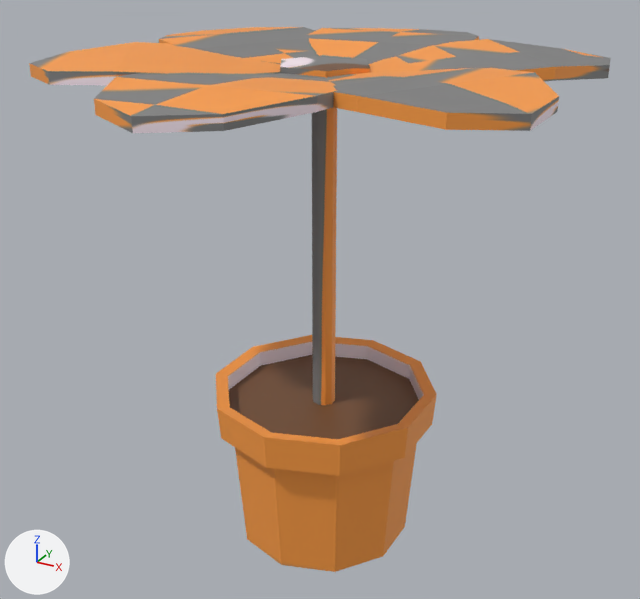
Renders of the FBX model FreseGameJam/Assets/Assets/Enviroment/riesen_blume.fbx from each side of a commit.
Rendered twice from a camera (50 mm lens) standing at (7.97, -14.68, 11.13) and looking at (-0.13, 0.05, 3.77). Arrows for +X, +Y and +Z are at lower left; the lights stay in place. Where no turn or scale is listed for an object, it has been applied to the vertices.

In view in the first picture: 'blatt1', 'blatt2', 'blatt3', 'blatt4', 'blatt5', 'blatt6', 'mitte', 'stamm', 'topf'.
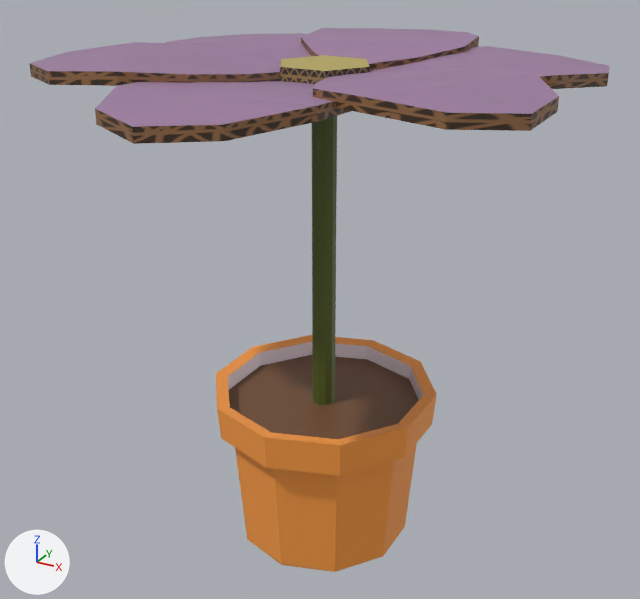
Commit message: blume fixed

Changed parts and their boxes [x1, y1, x2, y2] in the pictures (640 x 599 px):
'blatt6', surface changed, moved (grey to brown)
    before: [94, 72, 338, 133]
    after: [95, 81, 351, 144]
'blatt5', surface changed
    both: [313, 67, 559, 131]
'blatt1', surface changed (orange to purple)
    both: [29, 42, 281, 86]
'stamm', surface changed
    both: [312, 108, 337, 405]
'blatt4', surface changed, moved
    before: [369, 39, 611, 81]
    after: [370, 46, 610, 89]
'blatt3', surface changed
    both: [301, 28, 479, 71]
'blatt2', surface changed, moved
    before: [159, 27, 319, 65]
    after: [166, 33, 311, 65]
'mitte', surface changed
    both: [280, 55, 370, 84]

What changed in the scene script:
```text
Add img_blume_blatt_png:
    img_blume_blatt_png = load_image('blume_blatt.png', '_unpacked/blume_blatt.png', 1024, 1024, 'sRGB')
Add img_mitte_png:
    img_mitte_png = load_image('mitte.png', '_unpacked/mitte.png', 1024, 1024, 'sRGB')
Add img_stamm_001_png:
    img_stamm_001_png = load_image('stamm.001.png', '_unpacked/stamm.001.png', 1024, 1024, 'sRGB')
Change mat_material_006:
    mat_material_006.texture: img_riesen_blume_fbm -> img_blume_blatt_png  # with its transparency
Change mat_material_005:
    mat_material_005.texture: img_riesen_blume_fbm -> img_blume_blatt_png  # with its transparency
Change mat_material_001:
    mat_material_001.texture: img_riesen_blume_fbm -> img_blume_blatt_png  # with its transparency
Change mat_material_009:
    mat_material_009.texture: img_riesen_blume_fbm -> img_mitte_png  # with its transparency
Change mat_material_008:
    mat_material_008.texture: img_riesen_blume_fbm -> img_blume_blatt_png  # with its transparency
Change mat_material_004:
    mat_material_004.texture: img_riesen_blume_fbm -> img_blume_blatt_png  # with its transparency
Change mat_material_003:
    mat_material_003.texture: img_riesen_blume_fbm -> img_stamm_001_png  # with its transparency
Change mat_material_007:
    mat_material_007.texture: img_riesen_blume_fbm -> img_blume_blatt_png  # with its transparency
Change ob_blatt4:
    ob_blatt4.location: (0.33, 0.14, 8.47) -> (0.33, 0.14, 8.33)
Change ob_blatt2:
    ob_blatt2.location: (-0.31, 0.2, 8.47) -> (-0.31, 0.2, 8.33)
Change ob_blatt6:
    ob_blatt6.location: (0.04, -0.36, 8.47) -> (0.04, -0.36, 8.33)
```
